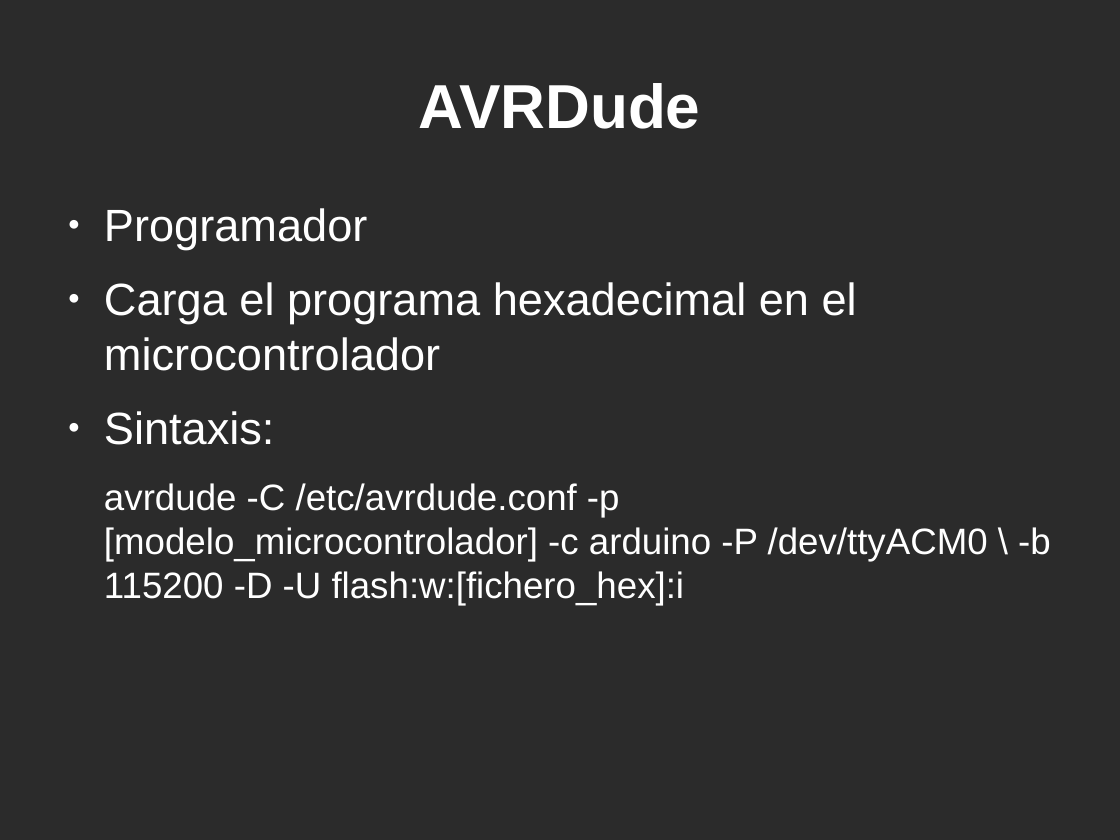
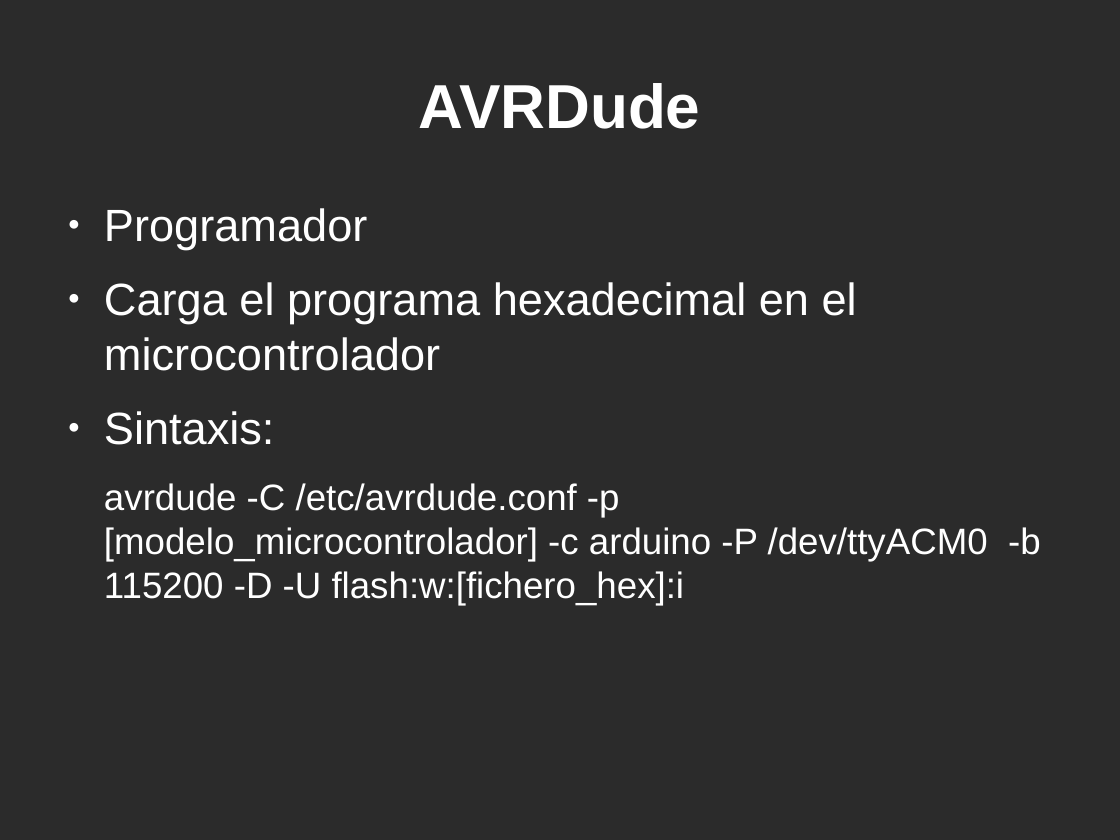
Before and after one commit to AlmuHS/Presentaciones-y-trabajos, a slide deck: slide 9 of ArduinoAssembly/ArduinoAssembly.odp. Drawn at 1120x840 pixels with LibreOffice and Linux fonts; fonts in the diff are those of the drawing; background and template pictures are left out; a plain dark background stands for a picture behind light text. Boxes give left, top, right and bottom in pixels: in the first picture for what was removed or moved away, otherwise in the second. Text is boxed around its words. In the diff, an @@ line names an element or a change of style, - is before the commit and + after.

```diff
--- a/ArduinoAssembly/ArduinoAssembly.odp
+++ b/ArduinoAssembly/ArduinoAssembly.odp
@@ text at bbox=[104, 483, 1041, 605]: text changed @@
-avrdude -C /etc/avrdude.conf -p [modelo_microcontrolador] -c arduino -P /dev/ttyACM0 \ -b 115200 -D -U flash:w:[fichero_hex]:i
+avrdude -C /etc/avrdude.conf -p [modelo_microcontrolador] -c arduino -P /dev/ttyACM0 -b 115200 -D -U flash:w:[fichero_hex]:i
```
Also in this commit, not shown: 3 other slides changed.
